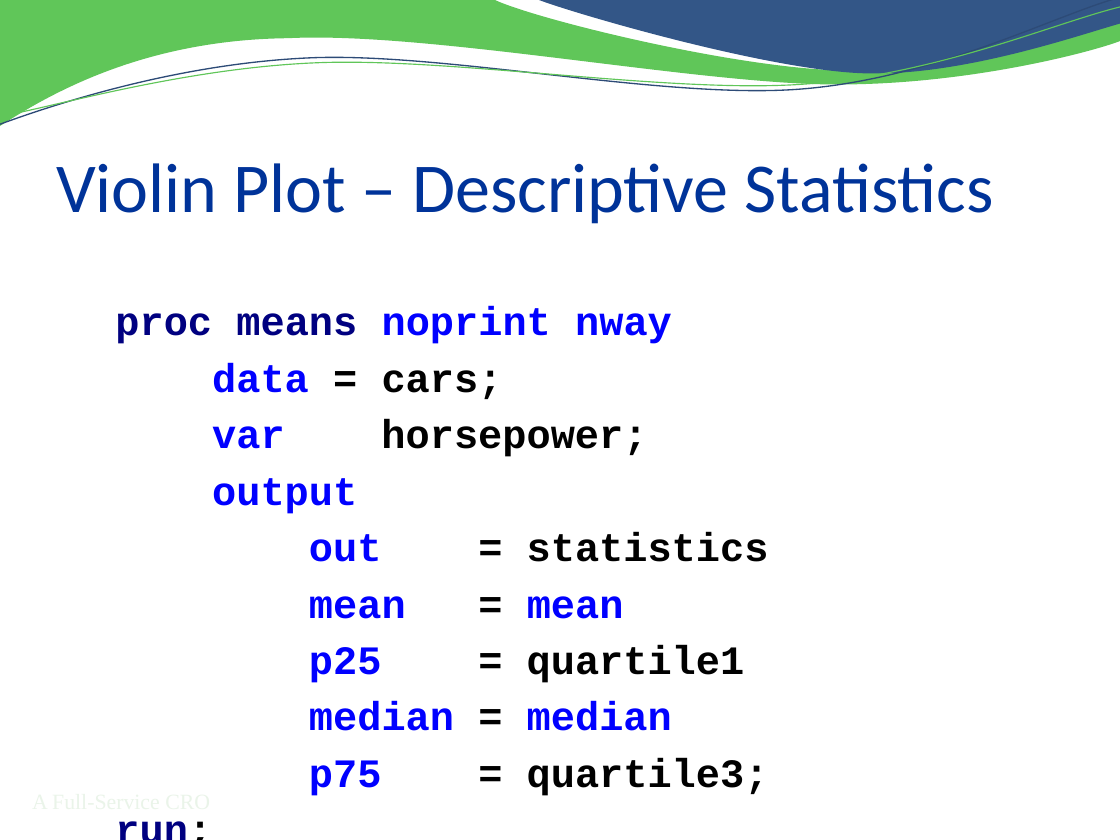
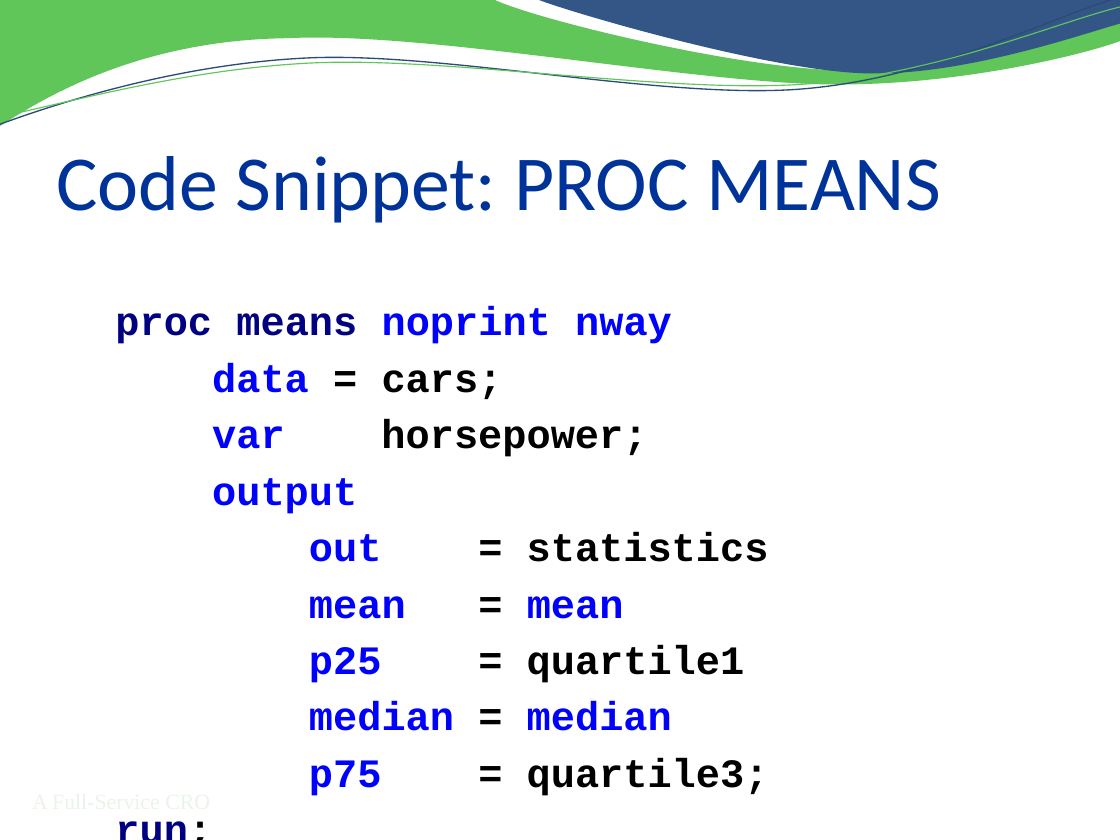
Before and after one commit to RhoInc/sas-violinPlot, a slide deck: slide 11 of doc/Presentation.pptx (slide 10 before the commit). Drawn at 1120x840 pixels with LibreOffice and Linux fonts; fonts in the diff are those of the drawing; background and template pictures are left out. Boxes give left, top, right and bottom in pixels: in the first picture for what was removed or moved away, otherwise in the second. Text is boxed around its words. In the diff, an @@ line names an element or a change of style, - is before the commit and + after.

```diff
--- a/doc/Presentation.pptx
+++ b/doc/Presentation.pptx
@@ title at box(56, 156, 941, 223): text changed; size 45 to 50 pt @@
-Violin Plot – Descriptive Statistics
+Code Snippet: PROC MEANS
```
Also in this commit, not shown: 12 other slides changed, 3 slides added, 2 slides removed.
